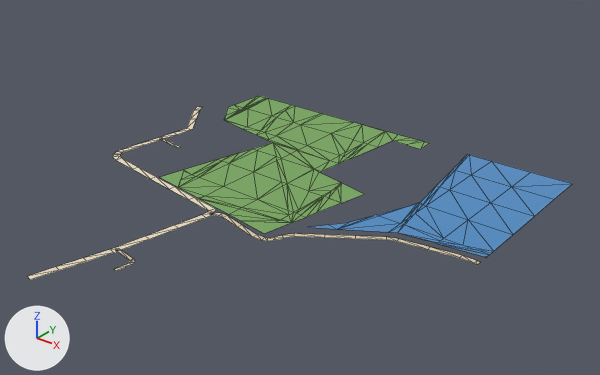
Renders of the glTF model public/assets/bengaluru-region-v1/tiles/t4_-36-l0.glb from each side of a commit.
Both versions are drawn from a 50 mm lens placed at (2788.0, -18349.0, 404.0), pointed at (2282.0, -17717.0, 12.0). The lights are fixed; the arrows at lower left show +X, +Y and +Z. The first picture is the older version. Mesh edges are drawn as thin lines.

The older version as bpy lines, for what is in view:
```python
me_ground = bpy.data.meshes.new('ground')
me_ground.from_pydata(...)  # 244 vertices, 307 faces; spans x -4.0..500.0, y -1.0..500.0, z 1.0
me_ground.materials.append(mat_ground)
# before: 188 (231.0, 205.0, 1.0) at pixel (215, 208), 189 (229.0, 196.0, 1.0) at pixel (208, 210)
# before: 202 (212.0, 52.0, 1.0) at pixel (86, 261), 203 (204.0, 54.0, 1.0) at pixel (83, 257), 204 (205.0, 25.0, 1.0) at pixel (59, 270), 205 (197.0, 27.0, 1.0) at pixel (55, 266), 206 (198.0, -1.0, 1.0) at pixel (30, 279)
# before: 207 (190.0, 1.0, 1.0) at pixel (27, 276)
me_water = bpy.data.meshes.new('water')
me_water.from_pydata(...)  # 59 vertices, 85 faces; spans x 331.0..500.0, y 234.0..500.0, z 0.0
me_water.materials.append(mat_water)
ob_ground = bpy.data.objects.new('ground', me_ground)
ob_ground.location = (2000.0, -18000.0, 0.0)
ob_water = bpy.data.objects.new('water', me_water)
ob_water.location = (2000.0, -18000.0, 0.0)
```
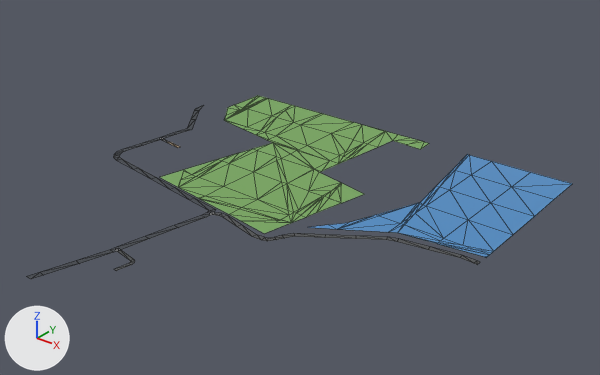
What differs and where, as boxes (x1, y1, x2, y2) in the pictures (600 x 375 px; the box of a moved part takes in the faces that stretch with it):
'ground', reshaped
    before: (27, 96, 480, 280)
    after: (27, 96, 480, 279)
part 1 of me_ground, moved or reshaped
    before: (189, 198, 216, 214)
    after: (189, 198, 216, 213)
part 2 of me_ground, moved or reshaped
    before: (27, 250, 114, 280)
    after: (27, 250, 113, 279)
part 3 of me_ground, recoloured
    before: (84, 107, 480, 271)
    after: (76, 105, 480, 271)

The change, as a diff of the scene's bpy script:
```diff
--- a/public/assets/bengaluru-region-v1/tiles/t4_-36-l0.glb.py
+++ b/public/assets/bengaluru-region-v1/tiles/t4_-36-l0.glb.py
@@ me_ground @@
 # used by ob_ground; location = (2000.0, -18000.0, 0.0)
 # verts and faces of me_ground; kept vertices keep their numbers, new ones are numbered from 244
-me_ground.from_pydata(...)  # 244 vertices, 307 faces; spans x -4.0..500.0, y -1.0..500.0, z 1.0
+me_ground.from_pydata(...)  # 244 vertices, 307 faces; spans x 0.0..500.0, y 0.0..500.0, z 1.0
+# me_ground part 1
+verts[189] = (228.0, 197.0, 1.0)  # moved, pixel (208, 210)
+verts[188] = (232.0, 204.0, 1.0)  # moved, pixel (215, 209)
+# me_ground part 2
+delete_vertices([*range(204, 208)])  # with the faces that use them
+verts[203] = (203.0, 46.0, 1.0)  # moved, pixel (76, 260)
+verts[202] = (209.0, 44.0, 1.0)  # moved, pixel (79, 263)
+verts[244] = (194.0, 13.0, 1.0)  # pixel (40, 272)
+verts[245] = (200.0, 11.0, 1.0)  # pixel (43, 275)
+verts[246] = (197.0, 0.0, 1.0)  # pixel (30, 279)
+verts[247] = (190.0, 0.0, 1.0)  # pixel (26, 276)
+faces += [(202, 203, 244), (202, 244, 245), (244, 246, 245), (244, 247, 246)]
+# me_ground part 3: 96 kept faces spanning x 0.0..500.0, y 44.0..421.0, z 1.0 get new vertex colours; the middle colour goes from beige #d7c9ae to dark grey #535556
+# other edits to the shape of me_ground do not show in these pictures
 me_ground.materials.append(mat_ground)
```
